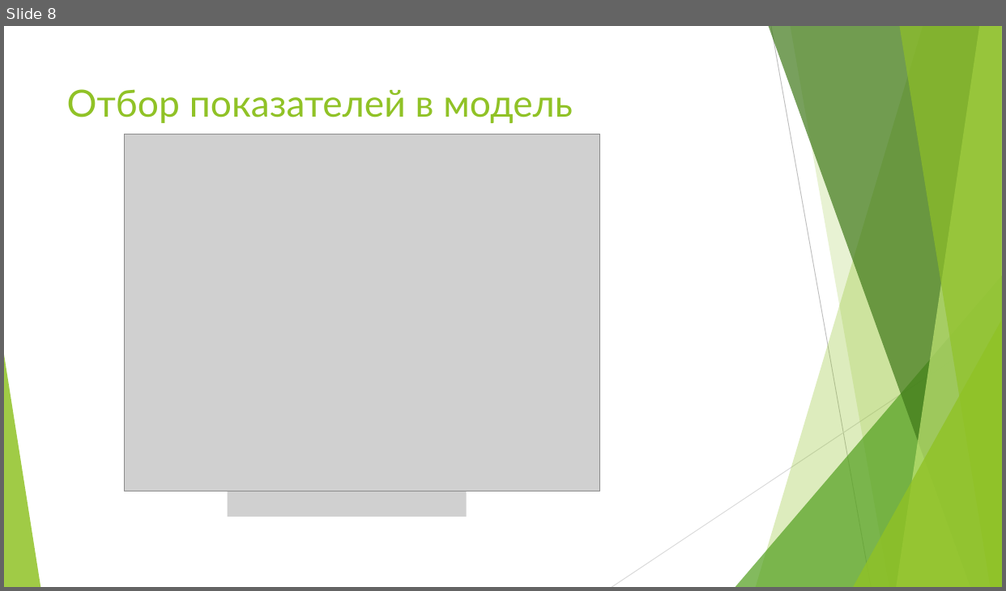
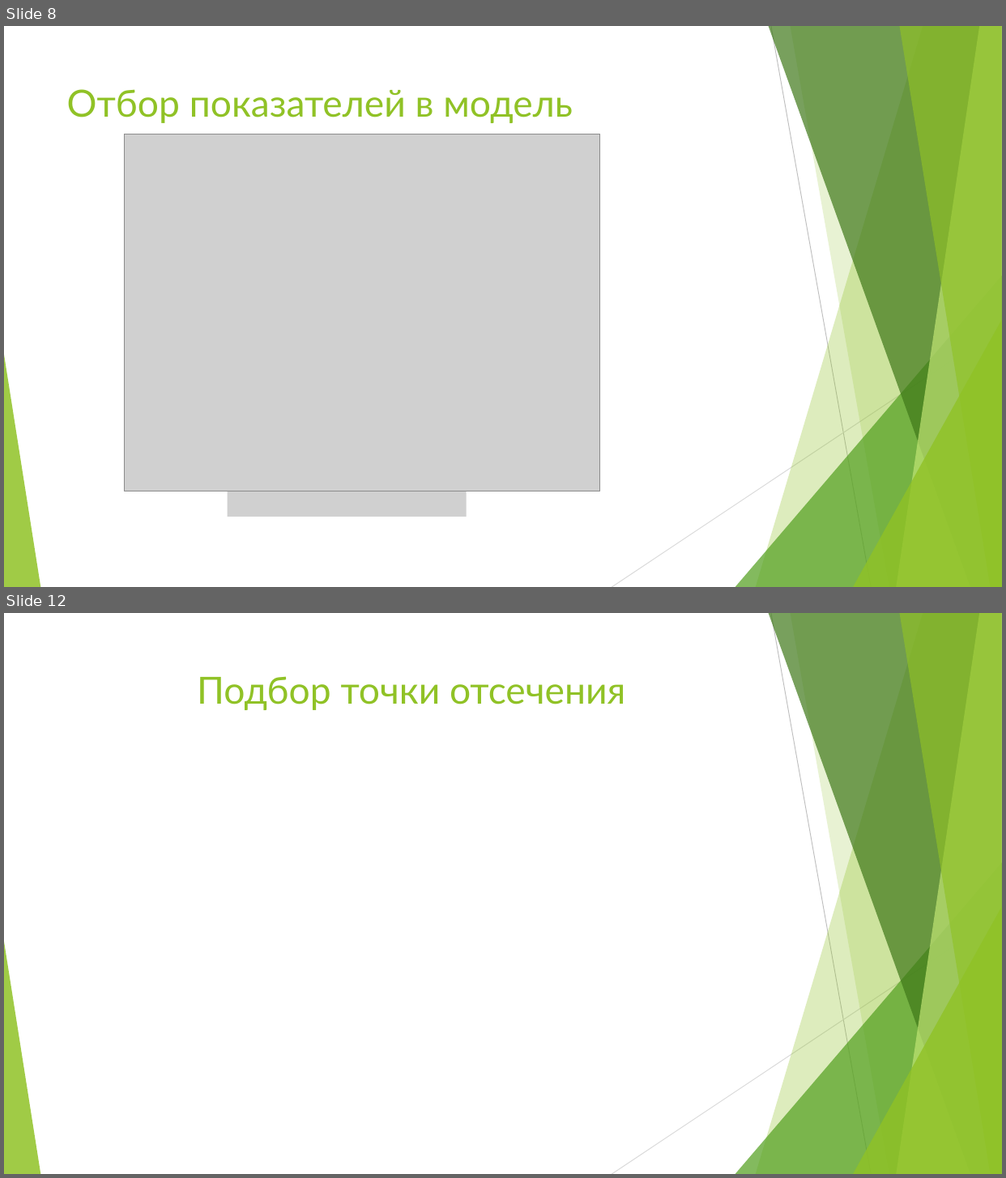
Before and after one commit to Dranikf/diplom_project, a slide deck: defence/презентация защита работы.pptx. Shown one above the other, each under a label of ours: slide 8 before the commit, slides 8 and 12 after it; the slides between them are not shown. The pictures are 1006x591 and 1006x1178 pixels, drawn with LibreOffice and Linux fonts; fonts in the diff are those of the drawing; grey boxes stand for pictures. Boxes give left, top, right and bottom in pixels: in the first picture for what was removed or moved away, otherwise in the second. Text is boxed around its words. In the diff, an @@ line names an element or a change of style, - is before the commit and + after.

```diff
--- a/defence/презентация защита работы.pptx
+++ b/defence/презентация защита работы.pptx
@@ slide 12 added at (4,613,1002,1174), background #FFFFFF; not listed: 10 template elements that a slide beside it also shows @@
@@ title added at (197,676,625,710), 36 pt, text #90C226 @@
+Подбор точки отсечения
```
Also in this commit, not shown: 1 slide changed, 2 other slides added, 1 slide removed, 2 other files.
